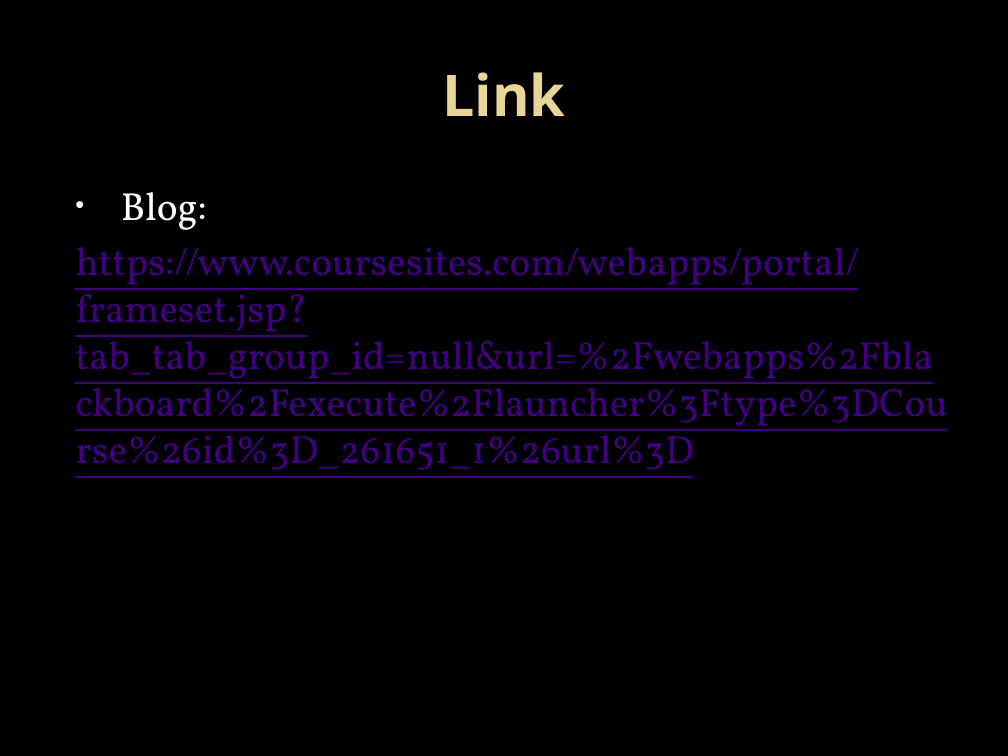
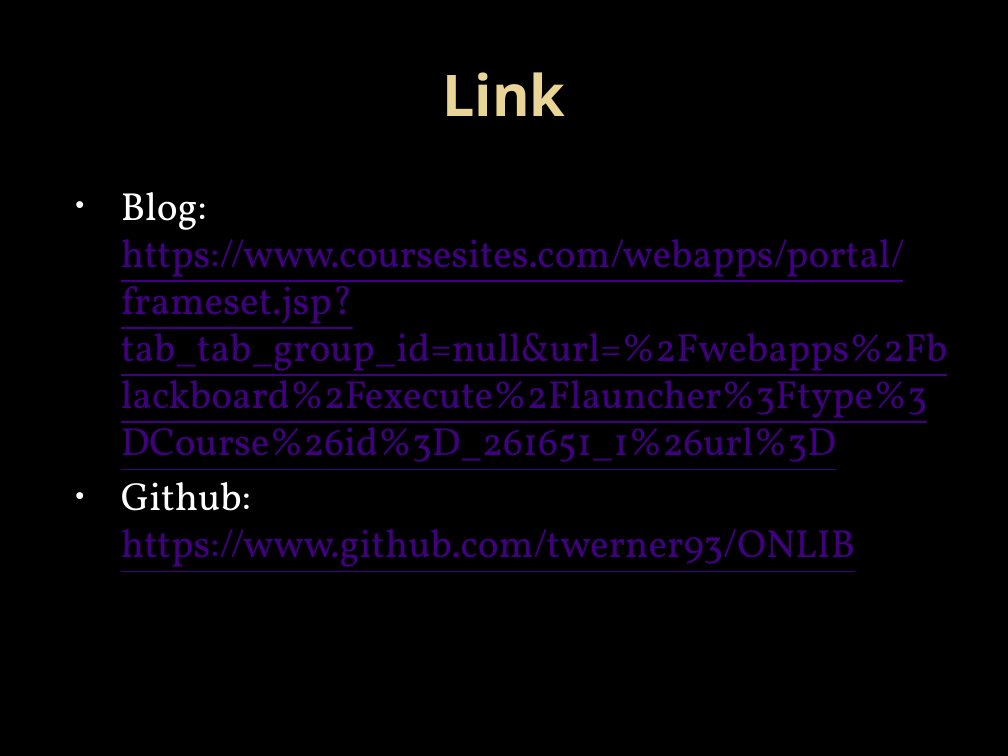
Before and after one commit to twerner93/OnLib_Documents, a slide deck: slide 19 of Final Project Handin/Final Presentation/Online-Library.pptx (slide 18 before the commit). Drawn at 1008x756 pixels with LibreOffice and Linux fonts; fonts in the diff are those of the drawing; background and template pictures are left out. Boxes give left, top, right and bottom in pixels: in the first picture for what was removed or moved away, otherwise in the second. Text is boxed around its words. In the diff, an @@ line names an element or a change of style, - is before the commit and + after.

Commit message:
Jira eingefügt, Link angepasst, Github-Link hinzugefügt

```diff
--- a/Final Project Handin/Final Presentation/Online-Library.pptx
+++ b/Final Project Handin/Final Presentation/Online-Library.pptx
@@ text at [121, 192, 948, 572]: text changed @@
-• Blog:
-https://www.coursesites.com/webapps/portal/frameset.jsp?tab_tab_group_id=null&url=%2Fwebapps%2Fblackboard%2Fexecute%2Flauncher%3Ftype%3DCourse%26id%3D_261651_1%26url%3D
+• Blog:
+  https://www.coursesites.com/webapps/portal/frameset.jsp?tab_tab_group_id=null&url=%2Fwebapps%2Fblackboard%2Fexecute%2Flauncher%3Ftype%3DCourse%26id%3D_261651_1%26url%3D
+• Github:
+  https://www.github.com/twerner93/ONLIB
```
Also in this commit, not shown: 2 other slides changed, 1 slide added.
